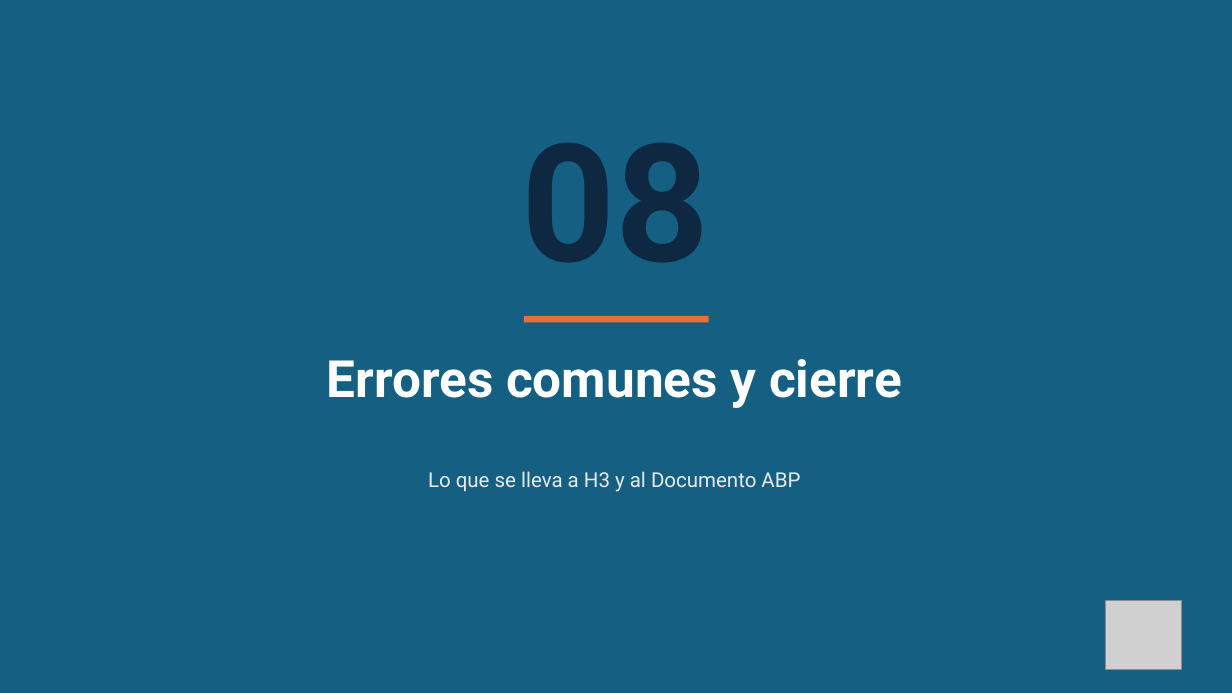
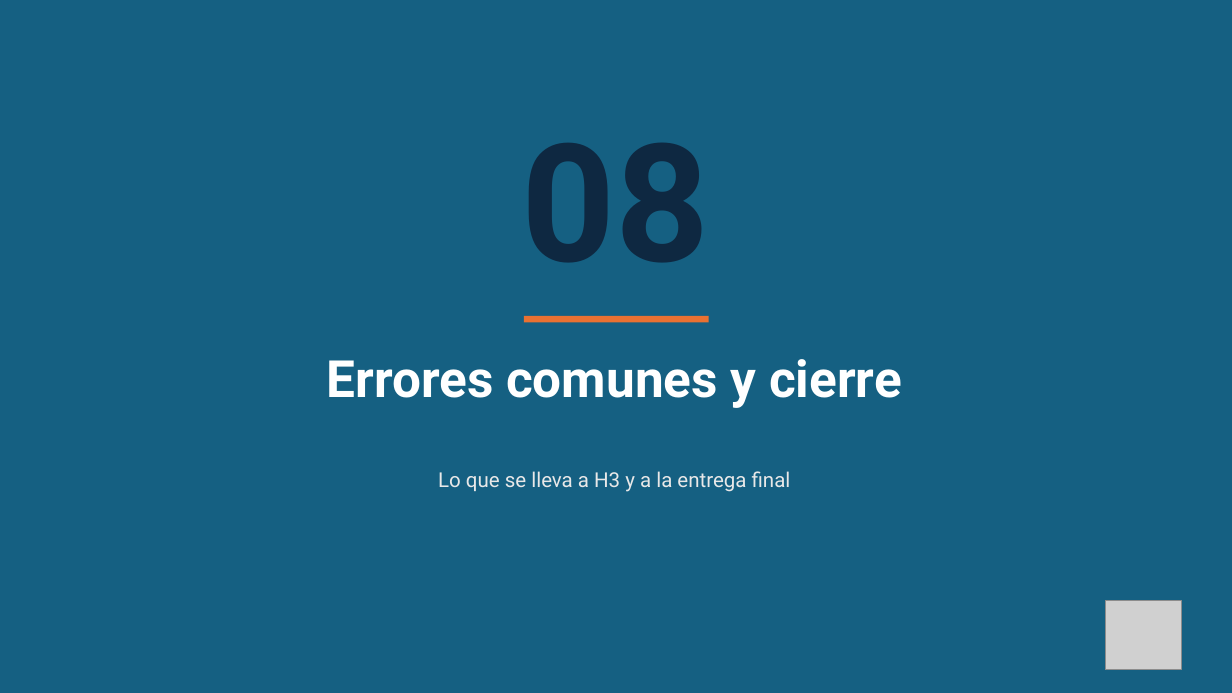
Before and after one commit to code-corhuila/ova-web, a slide deck: slide 52 of 2026-B/ingenieria-desarrollo-movil/unidad-03/slides/unidad03calidad-release.pptx. Drawn at 1232x693 pixels with LibreOffice and Linux fonts; fonts in the diff are those of the drawing; grey boxes stand for pictures. Boxes give left, top, right and bottom in pixels: in the first picture for what was removed or moved away, otherwise in the second. Text is boxed around its words. In the diff, an @@ line names an element or a change of style, - is before the commit and + after.

```diff
--- a/2026-B/ingenieria-desarrollo-movil/unidad-03/slides/unidad03calidad-release.pptx
+++ b/2026-B/ingenieria-desarrollo-movil/unidad-03/slides/unidad03calidad-release.pptx
@@ text at (x1=438, y1=471, x2=791, y2=492): text changed @@
-Lo que se lleva a H3 y al Documento ABP
+Lo que se lleva a H3 y a la entrega final
```
Also in this commit, not shown: 3 other slides changed, 46 other files.
